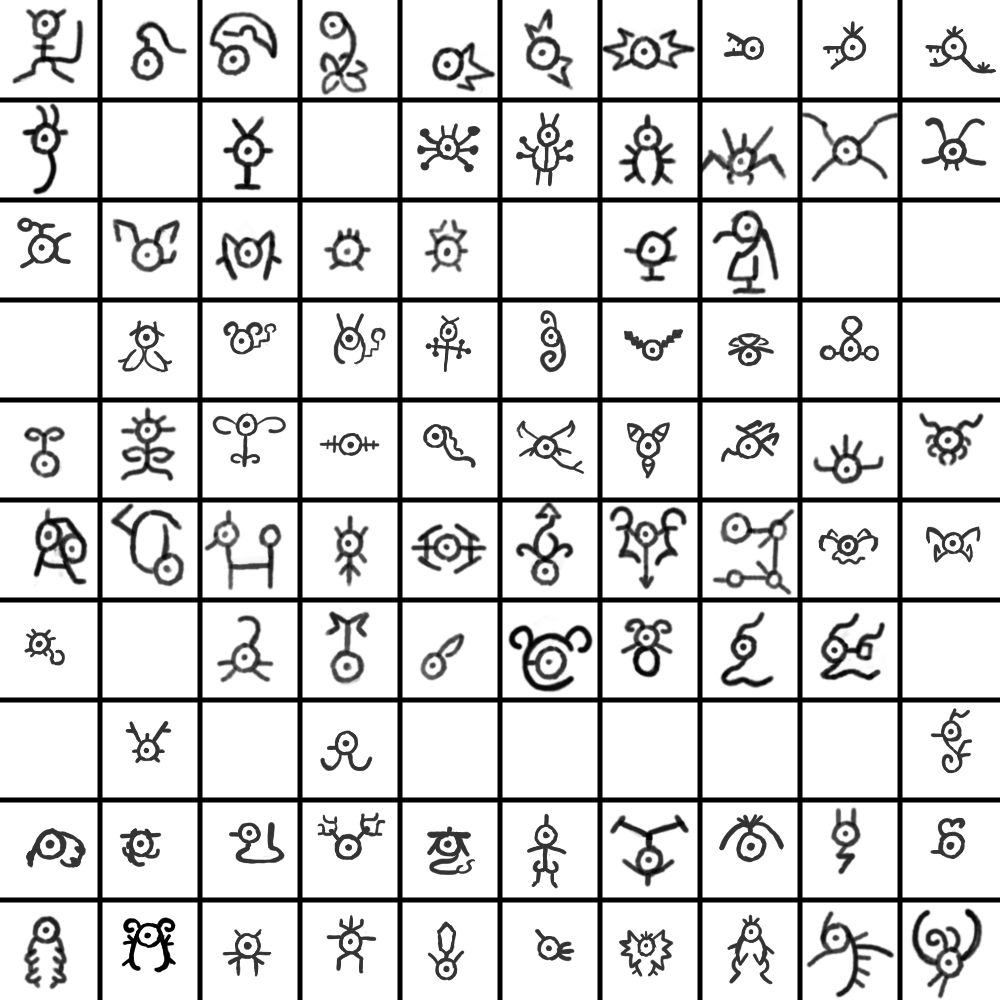
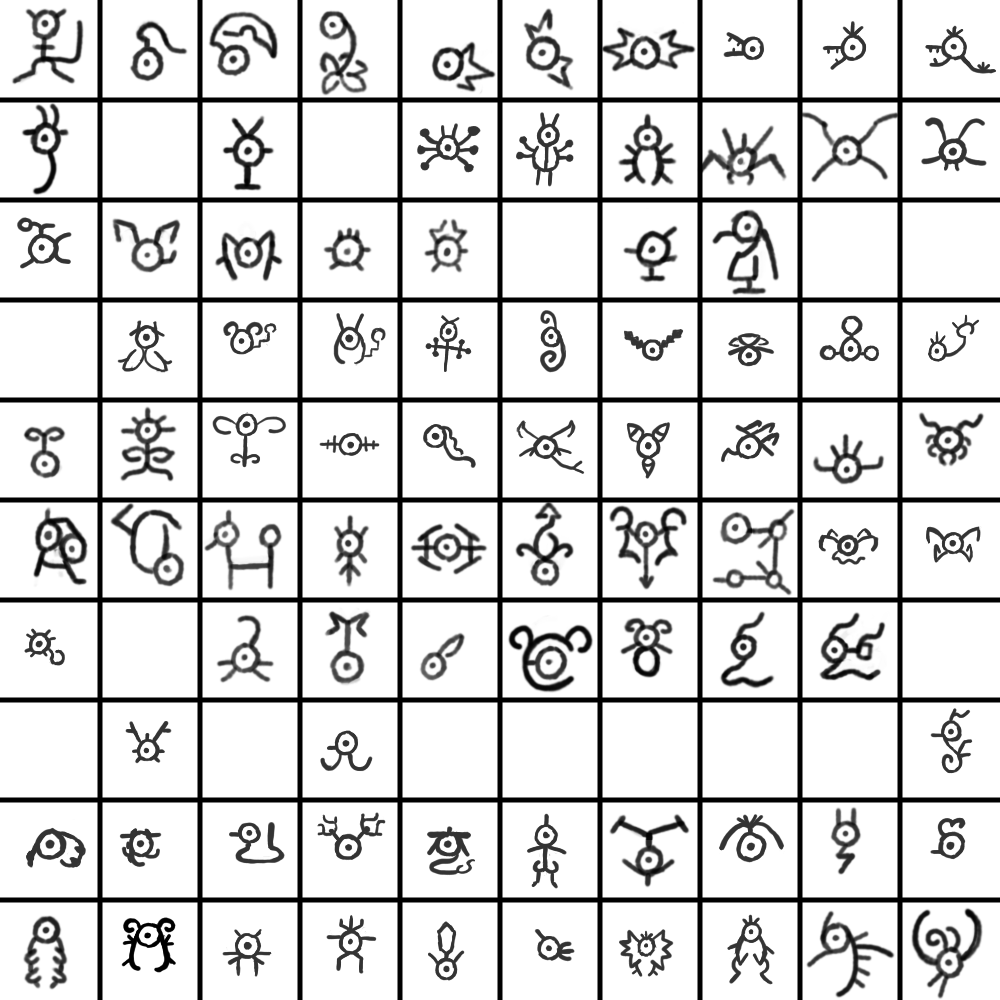
Layers edited between the first and the second (1000, 1000) image:
painted on "Paint Layer 1" over box(928, 314, 980, 362)
